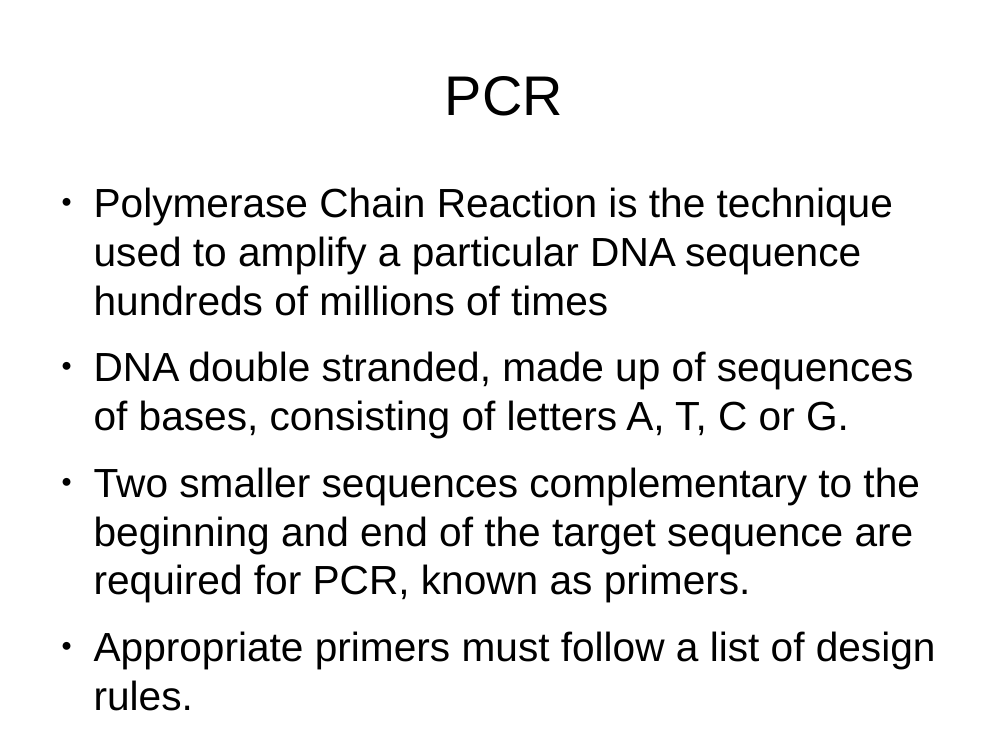
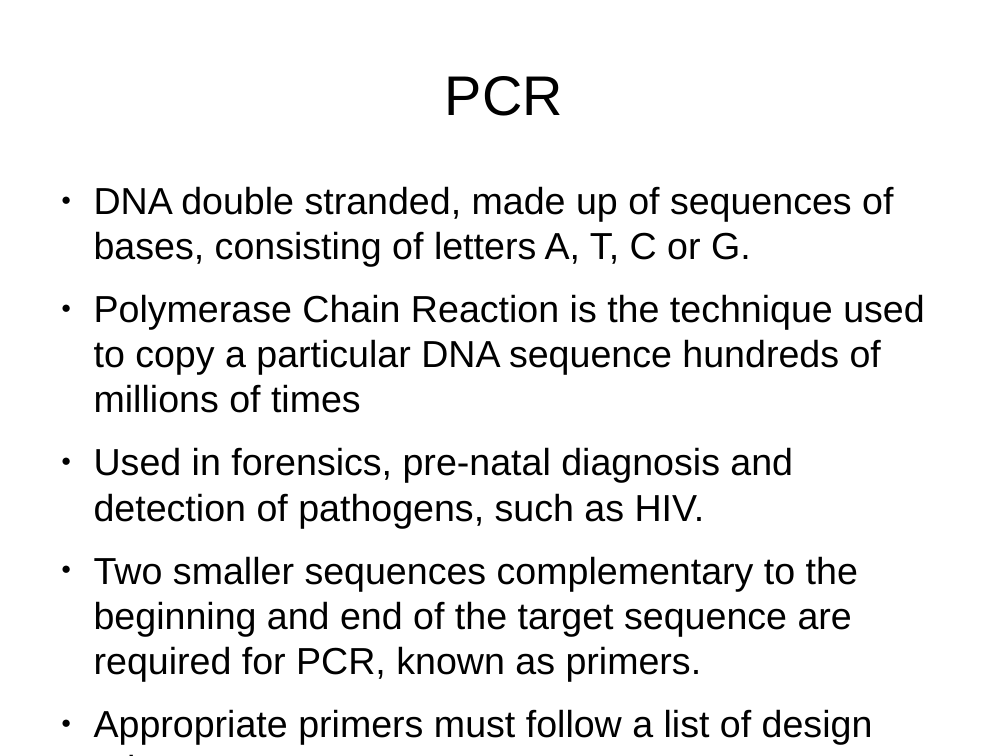
Before and after one commit to Dan-McElroy/Team-Project--Q, a slide deck: slide 7 of docs/progressPresentation/draft.odp. Drawn at 1008x756 pixels with LibreOffice and Linux fonts; fonts in the diff are those of the drawing. Boxes give left, top, right and bottom in pixels: in the first picture for what was removed or moved away, otherwise in the second. Text is boxed around its words. In the diff, an @@ line names an element or a change of style, - is before the commit and + after.

```diff
--- a/docs/progressPresentation/draft.odp
+++ b/docs/progressPresentation/draft.odp
@@ text at (x1=94, y1=187, x2=893, y2=316): paragraph removed @@
-● Polymerase Chain Reaction is the technique used to amplify a particular DNA sequence hundreds of millions of times
@@ text at (x1=94, y1=186, x2=893, y2=744): size 32 to 29.6 pt in "DNA double stranded, made up of sequences ...", "Two smaller sequences complementary to the beginning ...", "Appropriate primers must follow a list of ..." @@
@@ text at (x1=94, y1=294, x2=924, y2=528): paragraphs added @@
+● Polymerase Chain Reaction is the technique used to copy a particular DNA sequence hundreds of millions of times
+● Used in forensics, pre-natal diagnosis and detection of pathogens, such as HIV.
```
Also in this commit, not shown: 5 other slides changed.
